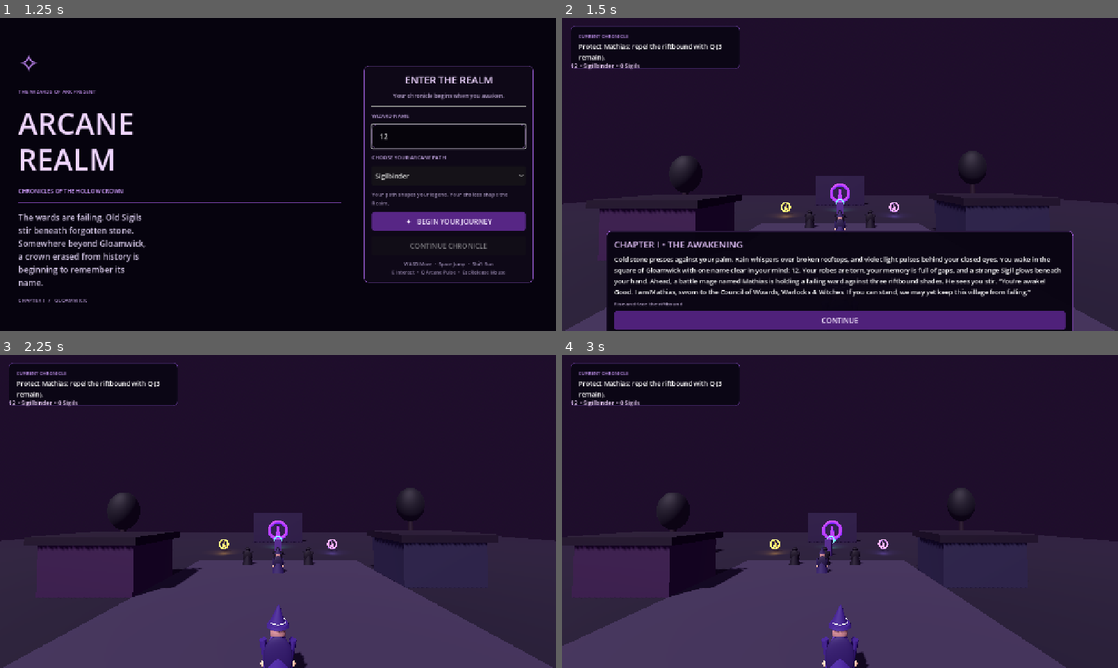
Above: before the commit, frames 1-4 (two rows, left to right).
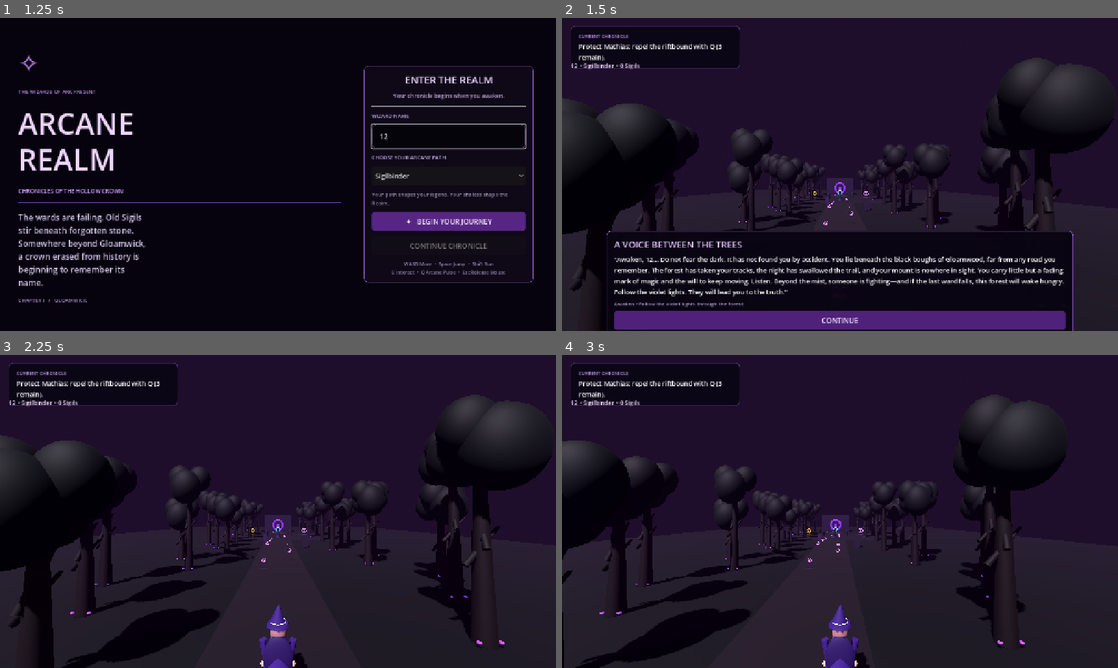
Above: after the commit, the same moments.

Repository: emilio1229/WOA-Arcane-Realm
Game: Godot game, scene res://main.tscn
Two runs of this game, one before a commit and one after it. Both use one fixed random seed, a clock stepped at 60 frames per second and the inputs below.
Inputs (mouse positions are in pixels of both pictures, inside the frame that each line leads up to):
- Up to frame 1 (1.25 s): click (450, 136) at 0.52 s; type "12" at 0.6 s
- Up to frame 2 (1.5 s): click "✦ BEGIN YOUR JOURNEY" at 1.25 s
- Up to frame 3 (2.25 s): click "CONTINUE" at 2 s
- Up to frame 4 (3 s): tap Enter at 2.75 s; move the mouse to (962, 495) at 2.77 s; hold D from 2.78 s (still down); hold Shift from 2.78 s (still down); click (962, 495) at 2.92 s

Frame 1 is identical in both runs. In frame 2, 22% of the frame differs, in the area x 0-100%, y 12-100%; in frame 3, 42%; in frame 4, 38%.

Commit message:
Build forest awakening intro and improve camera look controls

Diff:
--- a/main.gd
+++ b/main.gd
@@ -91,8 +91,11 @@
     if event is InputEventMouseButton and event.pressed and event.button_index == MOUSE_BUTTON_LEFT and not dialogue_open:
         Input.mouse_mode = Input.MOUSE_MODE_CAPTURED
     elif event is InputEventMouseMotion and Input.mouse_mode == Input.MOUSE_MODE_CAPTURED and not dialogue_open:
-        yaw -= event.relative.x * 0.0025
-        pitch = clampf(pitch - event.relative.y * 0.0018, -0.42, 0.28)
+        # Use screen_relative so mouse-look sensitivity stays consistent in the browser at different sizes.
+        yaw -= event.screen_relative.x * 0.0022
+        pitch = clampf(pitch - event.screen_relative.y * 0.0016, -0.48, 0.32)
+        if player != null:
+            player.rotation.y = yaw
         if camera_pivot != null:
             camera_pivot.rotation.x = pitch
     elif event is InputEventKey and event.pressed and not event.echo:
@@ -365,9 +368,9 @@
     _build_player()
     _refresh_objective()
     if show_intro:
-        _show_dialogue("CHAPTER I • THE AWAKENING", "Cold stone presses against your palm. Rain whispers over broken rooftops, and violet light pulses behind your closed eyes. You wake in the square of Gloamwick with one name clear in your mind: " + player_name + ". Your robes are torn, your memory is full of gaps, and a strange Sigil glows beneath your hand. Ahead, a battle mage named Mathias is holding a failing ward against three riftbound shades. He sees you stir. “You're awake! Good. I am Mathias, sworn to the Council of Wizards, Warlocks & Witches. If you can stand, we may yet keep this village from falling.”", "Rise and face the riftbound")
+        _show_dialogue("A VOICE BETWEEN THE TREES", "“Awaken, " + player_name + "… Do not fear the dark. It has not found you by accident. You lie beneath the black boughs of Gloamwood, far from any road you remember. The forest has taken your tracks, the night has swallowed the trail, and your mount is nowhere in sight. You carry little but a fading mark of magic and the will to keep moving. Listen. Beyond the mist, someone is fighting—and if the last ward falls, this forest will wake hungry. Follow the violet lights. They will lead you to the truth.”", "Awaken • Follow the violet lights through the forest")
     else:
-        _show_dialogue("WELCOME BACK, " + player_name.to_upper(), "Your Chronicle is intact. Mathias still watches the failing ward-stones, and the path ahead remains yours to choose.", "Return to the Realm")
+        _show_dialogue("THE FOREST REMEMBERS", "Your Chronicle stirs again. The voice is quieter now, but the violet lights still lead through the trees toward the broken ward—and the battle beyond the mist.", "Continue toward the distant clash")
 
 func _build_world() -> void:
     for child in get_children():
@@ -401,29 +404,41 @@
     sun.shadow_enabled = true
     add_child(sun)
 
-    _add_box("Gloamwick Ground", Vector3(0, -0.5, 0), Vector3(120, 1, 120), Color(0.09, 0.075, 0.12), true)
-    _add_box("Town Square", Vector3(0, 0.02, 0), Vector3(18, 0.12, 22), Color(0.18, 0.15, 0.22), false)
-    _build_house(Vector3(-12, 0, -2), Color(0.18, 0.09, 0.21))
-    _build_house(Vector3(12, 0, -4), Color(0.13, 0.12, 0.2))
-    _build_house(Vector3(-12, 0, 13), Color(0.16, 0.08, 0.17))
-    _build_tree(Vector3(-20, 0, -14), 5.0)
-    _build_tree(Vector3(19, 0, -17), 6.0)
-    _build_tree(Vector3(-22, 0, 18), 5.5)
-    _build_tree(Vector3(23, 0, 17), 4.5)
-    _add_box("Old Wardstone", Vector3(0, 1.0, -15), Vector3(1.0, 2.0, 1.0), Color(0.28, 0.15, 0.42), false)
-    _add_box("Sanctuary Gate", Vector3(0, 3.0, -31), Vector3(10, 6, 0.8), Color(0.12, 0.075, 0.19), false)
-    sanctuary_gate = _make_sigil(Vector3(0, 2.4, -30.45), Color(0.38, 0.12, 0.75), 2.1)
+    _add_box("Gloamwood Floor", Vector3(0, -0.5, -20), Vector3(100, 1, 150), Color(0.035, 0.045, 0.045), true)
+    _add_box("Mossy Trail", Vector3(0, -0.02, -20), Vector3(5.5, 0.12, 112), Color(0.09, 0.075, 0.085), false)
+    # Dense, staggered trunks frame a winding forest path without blocking the playable trail.
+    for i in range(18):
+        var z := 12.0 - float(i) * 4.8
+        var side_offset := 7.2 + float((i * 7) % 5) * 1.4
+        _build_tree(Vector3(-side_offset, 0, z), 5.0 + float(i % 4) * 0.9)
+        _build_tree(Vector3(side_offset + 1.0, 0, z - 2.2), 5.8 + float((i + 2) % 4) * 0.8)
+    # Fallen timber, standing stones and luminous spores establish a readable trail.
+    _add_box("Fallen Blackwood", Vector3(-4.9, 0.55, -8.5), Vector3(3.7, 0.45, 0.55), Color(0.055, 0.03, 0.04), false).rotation.z = -0.22
+    _add_box("Mossy Standing Stone", Vector3(4.5, 1.0, -18), Vector3(0.85, 2.0, 0.8), Color(0.11, 0.075, 0.15), false)
+    _add_box("Broken Wardstone", Vector3(-2.8, 0.75, -28), Vector3(0.65, 1.5, 0.65), Color(0.18, 0.09, 0.28), false)
+    _add_box("Sanctuary Gate", Vector3(0, 3.0, -62), Vector3(10, 6, 0.8), Color(0.12, 0.075, 0.19), false)
+    sanctuary_gate = _make_sigil(Vector3(0, 2.4, -61.45), Color(0.38, 0.12, 0.75), 2.1)
     sanctuary_gate.name = "Sigil Sanctuary Gate"
     add_child(sanctuary_gate)
 
-    mathias = _build_person("Mathias", Vector3(0, 0, -5.5), Color(0.16, 0.11, 0.28), Color(0.8, 0.72, 0.92), true)
+    # Violet wisps act as subtle wayfinding lights from the waking place to the clearing.
+    for i in range(9):
+        var wisp_z := -3.0 - float(i) * 4.0
+        var wisp_x := -1.4 if i % 2 == 0 else 1.35
+        var wisp := _make_sigil(Vector3(wisp_x, 0.8 + float(i % 3) * 0.35, wisp_z), Color(0.52, 0.27, 0.92), 0.22)
+        wisp.name = "Violet Forest Wisp " + str(i + 1)
+        add_child(wisp)
+
+    # The forest opens into a ward-clearing where Mathias is already holding the line.
+    _add_box("Battle Clearing", Vector3(0, -0.02, -39), Vector3(22, 0.14, 19), Color(0.075, 0.06, 0.085), false)
+    mathias = _build_person("Mathias", Vector3(0, 0, -35), Color(0.16, 0.11, 0.28), Color(0.8, 0.72, 0.92), true)
     for i in range(3):
         var x := -3.2 + float(i) * 3.2
-        var enemy := _build_person("Riftbound " + str(i + 1), Vector3(x, 0, -9.0), Color(0.035, 0.02, 0.07), Color(0.56, 0.18, 0.75), false)
+        var enemy := _build_person("Riftbound " + str(i + 1), Vector3(x, 0, -40.5), Color(0.035, 0.02, 0.07), Color(0.56, 0.18, 0.75), false)
         enemy_nodes.append(enemy)
         enemy_hp[enemy.get_instance_id()] = 1
 
-    var sigil_positions := [Vector3(-8.0, 0.0, -18.0), Vector3(8.0, 0.0, -18.0), Vector3(0.0, 0.0, -24.0)]
+    var sigil_positions := [Vector3(-8.0, 0.0, -48.0), Vector3(8.0, 0.0, -48.0), Vector3(0.0, 0.0, -54.0)]
     var sigil_names := ["Dawn", "Dusk", "Heart"]
     var sigil_colors := [Color(0.98, 0.66, 0.24), Color(0.52, 0.35, 0.95), Color(0.28, 0.85, 0.72)]
     for i in range(3):
@@ -437,7 +452,7 @@
 func _build_player() -> void:
     player = CharacterBody3D.new()
     player.name = "PlayerWizard"
-    player.position = Vector3(0, 0, 7.5)
+    player.position = Vector3(0, 0, 12.0)
     player.floor_snap_length = 0.35
     var collision := CollisionShape3D.new()
     var capsule := CapsuleShape3D.new()
@@ -472,22 +487,47 @@
 func _build_tree(pos: Vector3, height: float) -> void:
     var trunk := MeshInstance3D.new()
     var trunk_mesh := CylinderMesh.new()
-    trunk_mesh.top_radius = 0.25
-    trunk_mesh.bottom_radius = 0.48
+    trunk_mesh.top_radius = 0.18
+    trunk_mesh.bottom_radius = 0.42
     trunk_mesh.height = height
     trunk.mesh = trunk_mesh
     trunk.position = pos + Vector3(0, height * 0.5, 0)
-    trunk.material_override = _material(Color(0.09, 0.045, 0.07))
+    trunk.material_override = _material(Color(0.065, 0.032, 0.04))
     add_child(trunk)
-    var crown := MeshInstance3D.new()
-    var crown_mesh := SphereMesh.new()
-    crown_mesh.radius = 1.8
-    crown_mesh.height = 3.6
-    crown.mesh = crown_mesh
-    crown.position = pos + Vector3(0, height + 0.9, 0)
-    crown.scale = Vector3(1.0, 1.35, 0.9)
-    crown.material_override = _material(Color(0.035, 0.06, 0.055))
-    add_child(crown)
+
+    # Angular boughs break up the old lollipop-tree silhouette.
+    for branch_index in range(3):
+        var branch := MeshInstance3D.new()
+        var branch_mesh := CylinderMesh.new()
+        branch_mesh.top_radius = 0.055
+        branch_mesh.bottom_radius = 0.13
+        branch_mesh.height = 2.1
+        branch.mesh = branch_mesh
+        branch.position = pos + Vector3(0, height * (0.52 + float(branch_index) * 0.12), 0)
+        branch.rotation_degrees = Vector3(0, float(branch_index) * 67.0, -42.0 + float(branch_index) * 19.0)
+        branch.material_override = _material(Color(0.055, 0.027, 0.04))
+        add_child(branch)
+
+    for canopy_index in range(4):
+        var crown := MeshInstance3D.new()
+        var crown_mesh := SphereMesh.new()
+        crown_mesh.radius = 1.35 if canopy_index == 0 else 1.05
+        crown_mesh.height = crown_mesh.radius * 1.9
+        crown.mesh = crown_mesh
+        crown.position = pos + Vector3(
+            sin(float(canopy_index) * 1.8) * 0.95,
+            height + 0.2 + float(canopy_index % 2) * 0.9,
+            cos(float(canopy_index) * 1.7) * 0.8
+        )
+        crown.scale = Vector3(1.0, 1.25, 0.9)
+        crown.material_override = _material(Color(0.022 + float(canopy_index) * 0.004, 0.045, 0.038))
+        add_child(crown)
+
+    # Tiny bioluminescent mushrooms and spores give the ground depth cues.
+    for spore_index in range(2):
+        var spore := _make_sphere(pos + Vector3(-0.42 + float(spore_index) * 0.84, 0.16, 0.25), 0.09, Color(0.36, 0.13, 0.62))
+        spore.scale = Vector3(1.0, 0.65, 1.0)
+        add_child(spore)
 
 func _build_person(person_name: String, pos: Vector3, robe_color: Color, glow_color: Color, is_mage: bool) -> Node3D:
     var person := Node3D.new()
